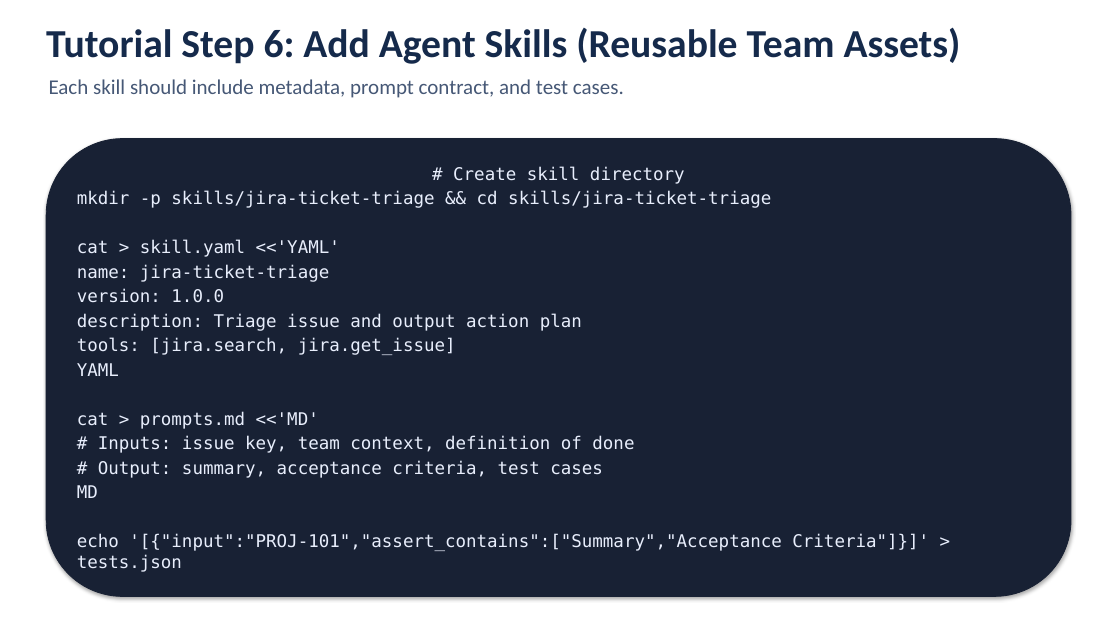
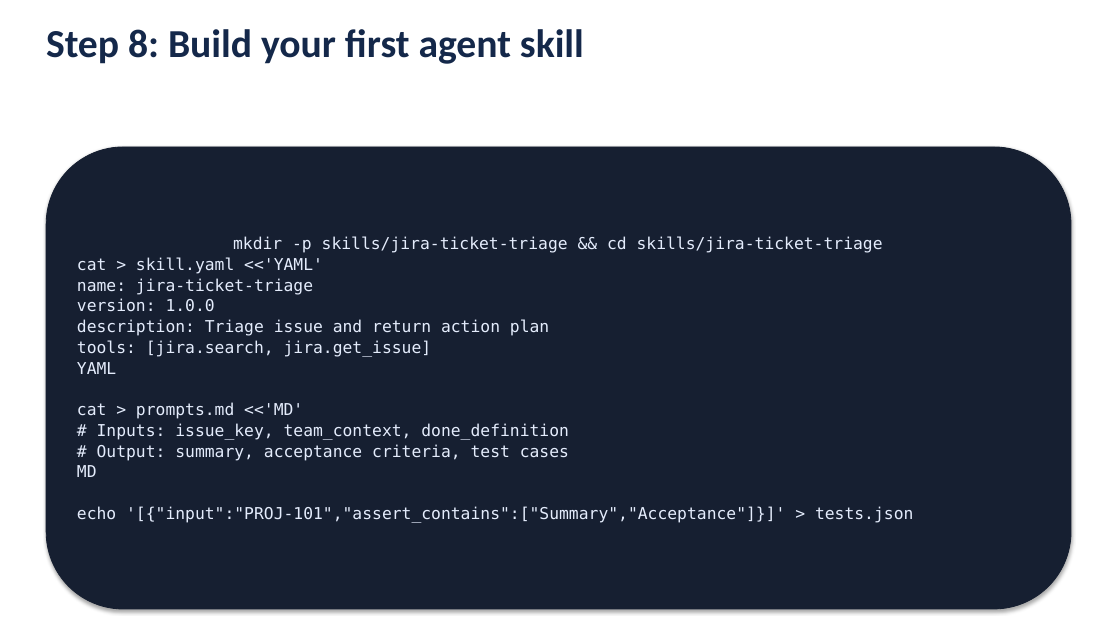
Before and after one commit to hassanahmedfoodservicesdirectunilever/cursor, a slide deck: slide 15 of Solution_Assessment_Cursor_AI_Capabilities_Integration_Review.pptx (slide 16 before the commit). Drawn at 1120x630 pixels with LibreOffice and Linux fonts; fonts in the diff are those of the drawing. Boxes give left, top, right and bottom in pixels: in the first picture for what was removed or moved away, otherwise in the second. Text is boxed around its words. In the diff, an @@ line names an element or a change of style, - is before the commit and + after.

```diff
--- a/Solution_Assessment_Cursor_AI_Capabilities_Integration_Review.pptx
+++ b/Solution_Assessment_Cursor_AI_Capabilities_Integration_Review.pptx
@@ text at (x1=46, y1=29, x2=584, y2=64): text changed; text colour #152A4B to #14284A @@
-Tutorial Step 6: Add Agent Skills (Reusable Team Assets)
+Step 8: Build your first agent skill
@@ text removed at (x1=49, y1=79, x2=624, y2=98) @@
-Each skill should include metadata, prompt contract, and test cases.
@@ rounded rectangle "mkdir -p skills/jira-ticket-triage && cd ..." resized from (x1=46, y1=139, x2=1071, y2=597) to (x1=46, y1=147, x2=1071, y2=609) @@
@@ rounded rectangle "mkdir -p skills/jira-ticket-triage && cd ..." at (x1=46, y1=147, x2=1071, y2=609): fill #182134 to #161F31; outline #182134 0.75 pt to #161F31 0.75 pt @@
@@ text in rounded rectangle at (x1=453, y1=166, x2=685, y2=184): paragraph removed @@
-# Create skill directory
@@ text in rounded rectangle at (x1=77, y1=236, x2=883, y2=477): size 15 to 14 pt, text colour #E8EEFC to #E4ECFC in "mkdir -p skills/jira-ticket-triage && cd skills/jira-ticket- ...", "cat > skill.yaml <<'YAML'", "name: jira-ticket-triage", "version: 1.0.0" and 5 more places; alignment left to centre; less space between paragraphs @@
@@ text in rounded rectangle at (x1=77, y1=319, x2=549, y2=336): text changed; size 15 to 14 pt; text colour #E8EEFC to #E4ECFC @@
-description: Triage issue and output action plan
+description: Triage issue and return action plan
@@ text in rounded rectangle at (x1=97, y1=423, x2=569, y2=440): text changed; size 15 to 14 pt; text colour #E8EEFC to #E4ECFC @@
-# Inputs: issue key, team context, definition of done
+# Inputs: issue_key, team_context, done_definition
@@ text in rounded rectangle at (x1=77, y1=506, x2=913, y2=523): text changed; size 15 to 14 pt; text colour #E8EEFC to #E4ECFC @@
-echo '[{"input":"PROJ-101","assert_contains":["Summary","Acceptance Criteria"]}]' > tests.json
+echo '[{"input":"PROJ-101","assert_contains":["Summary","Acceptance"]}]' > tests.json
```
Also in this commit, not shown: 6 other slides changed, 12 slides added, 13 slides removed, 24 other files.
